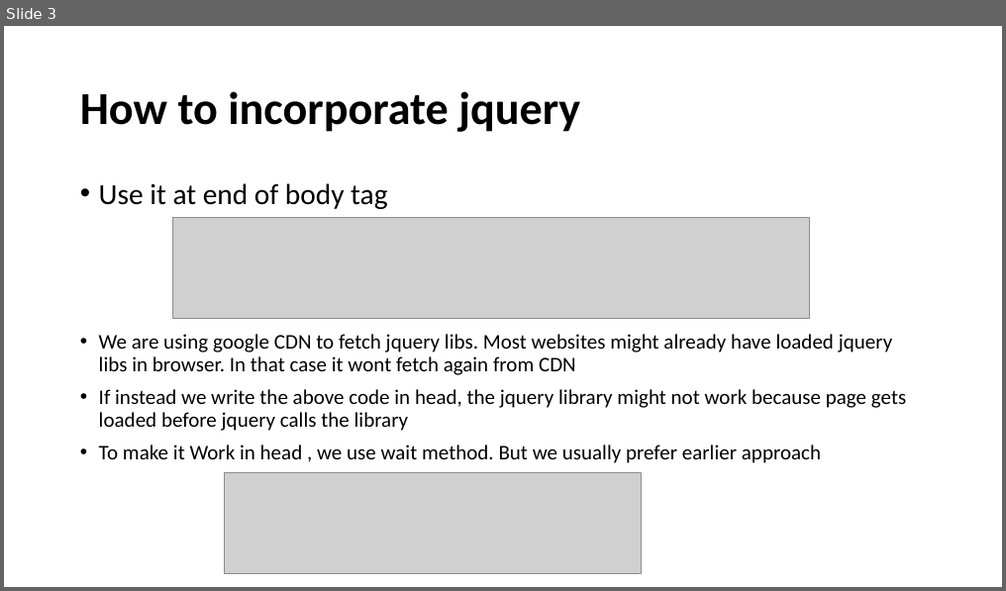
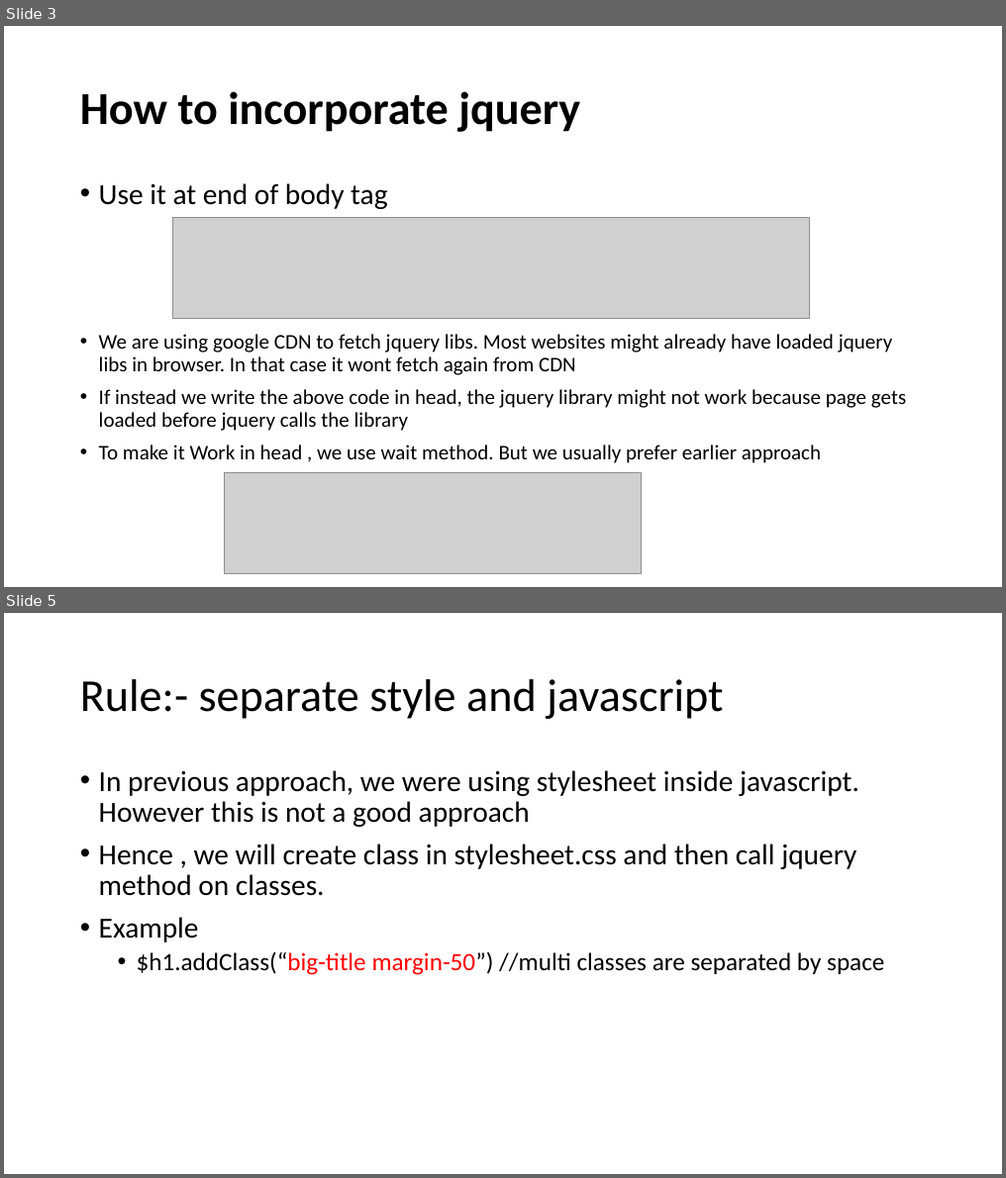
Before and after one commit to aroranishant8/WebDevelopment, a slide deck: Presentations/Section14_Jquery.pptx. Shown one above the other, each under a label of ours: slide 3 before the commit, slides 3 and 5 after it; the slides between them are not shown. The pictures are 1006x591 and 1006x1178 pixels, drawn with LibreOffice and Linux fonts; fonts in the diff are those of the drawing; grey boxes stand for pictures. Boxes give left, top, right and bottom in pixels: in the first picture for what was removed or moved away, otherwise in the second. Text is boxed around its words. In the diff, an @@ line names an element or a change of style, - is before the commit and + after.

```diff
--- a/Presentations/Section14_Jquery.pptx
+++ b/Presentations/Section14_Jquery.pptx
@@ slide 5 added at (4,613,1002,1174), background #FFFFFF @@
@@ title added at (80,679,723,719), 44 pt, text #000000 @@
+Rule:- separate style and javascript
@@ text added at (99,770,884,975), 28 pt, text #000000 @@
+• In previous approach, we were using stylesheet inside javascript. However this is not a good approach
+• Hence , we will create class in stylesheet.css and then call jquery method on classes.
+• Example
+  • $h1.addClass(“big-title margin-50”) //multi classes are separated by space
```
Also in this commit, not shown: 2 other slides added, 1 other file.
